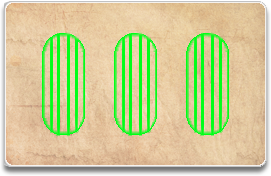
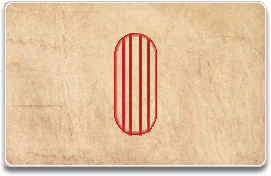
Two versions of the same layered image (w=271, h=176). Layer-by-layer changes:
added layer "One Stripe Oval" above "Two Stripe Ovals" over (114, 32, 157, 136)
renamed "Layer 16" to "Three Stripe Ovals", hid it over (42, 32, 229, 136)
